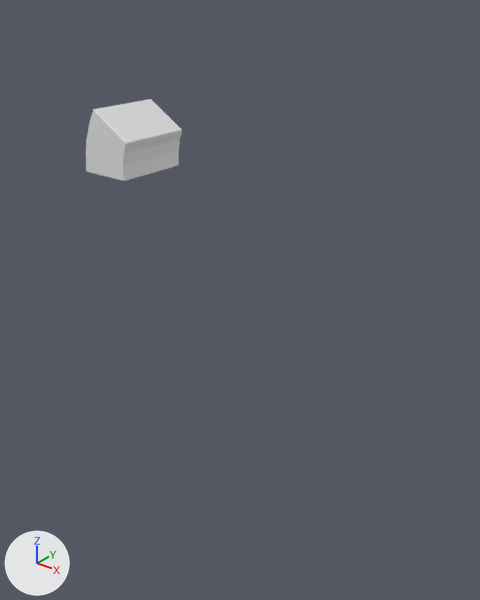
The Blender file Assets/Modelos3d/puertaLowPoly.blend, before and after one commit.
Camera for both pictures: a camera (50 mm lens) standing at (11.61, -13.25, 15.29) and looking at (0.87, 0.17, 6.97). The axes (+X, +Y, +Z) are drawn at lower left. The lights are the same throughout.

Objects in the first picture: 'arco1'.
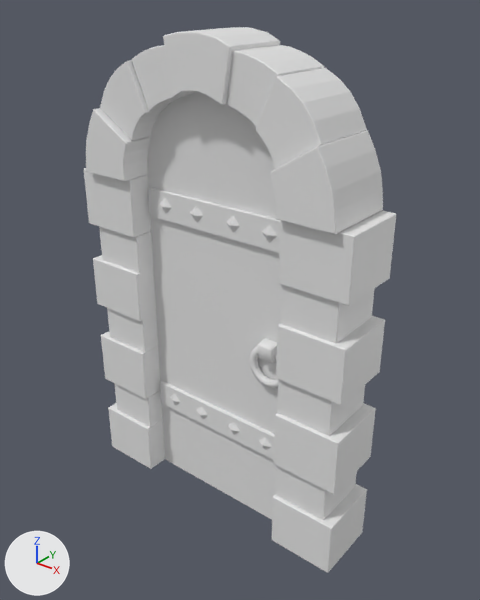
Location of each change, (x1, y1, x2, y2) in pixels of the pictures (480 x 600 px):
'tablonPuerta4', shown: after (215, 101, 256, 508)
'tablonPuerta2', shown: after (176, 92, 221, 491)
'tablonPuerta1', shown: after (147, 100, 191, 474)
'arco1_mirrow', shown: after (270, 131, 383, 234)
'marcoPiedra7_mirrow', shown: after (279, 211, 396, 306)
'arco2_mirrow', shown: after (255, 68, 367, 169)
'marcoPiedra5_mirrow', shown: after (276, 316, 385, 405)
'tablonPuerta3', shown: after (252, 132, 281, 520)
'marcoPiedra3_mirrow', shown: after (274, 403, 376, 494)
'arcoCentral', shown: after (163, 27, 280, 105)
'marcoPiedra1_mirrow', shown: after (272, 484, 367, 573)
'arco3_mirrow', shown: after (227, 45, 324, 127)
'metalUnion', shown: after (148, 187, 280, 253)
'marcoPiedra7', shown: after (84, 168, 151, 237)
'marcoPiedra6_mirrow', shown: after (280, 284, 374, 344)
'marcoPiedra5', shown: after (93, 255, 156, 321)
'arco2', shown: after (100, 60, 164, 141)
'marcoPiedra3', shown: after (101, 331, 161, 399)
'marcoPiedra4_mirrow', shown: after (277, 379, 365, 436)
'metalUnion.001', shown: after (160, 381, 275, 460)
'marcoPiedra1', shown: after (108, 403, 165, 469)
'marcoPiedra2_mirrow', shown: after (275, 465, 357, 520)
'arco3', shown: after (132, 45, 184, 112)
'marcoPiedra6', shown: after (99, 227, 153, 273)
'marcoPiedra4', shown: after (107, 308, 158, 352)
'marcoPiedra2', shown: after (114, 383, 163, 427)
'Cube', shown: after (249, 338, 278, 388)
'remache4', shown: after (262, 225, 277, 243)
'remache3', shown: after (226, 216, 240, 233)
'remache2', shown: after (190, 206, 203, 223)
'remache1', shown: after (159, 198, 172, 214)
'remache4.001', shown: after (259, 437, 272, 450)
'remache3.001', shown: after (228, 422, 240, 435)
'remache2.001', shown: after (197, 407, 208, 419)
'remache1.001', shown: after (170, 394, 181, 406)

The change, as a list of edits to the scene's bpy script:
```text
Change ob_arco1_mirrow:
    remove ob_arco1_mirrow.hide_set(True)
Change ob_arco2:
    remove ob_arco2.hide_set(True)
Change ob_arco2_mirrow:
    remove ob_arco2_mirrow.hide_set(True)
Change ob_arco3:
    remove ob_arco3.hide_set(True)
Change ob_arco3_mirrow:
    remove ob_arco3_mirrow.hide_set(True)
Change ob_arcocentral:
    remove ob_arcocentral.hide_set(True)
Change ob_marcopiedra1:
    remove ob_marcopiedra1.hide_set(True)
Change ob_marcopiedra2:
    remove ob_marcopiedra2.hide_set(True)
Change ob_marcopiedra3:
    remove ob_marcopiedra3.hide_set(True)
Change ob_marcopiedra4:
    remove ob_marcopiedra4.hide_set(True)
Change ob_marcopiedra5:
    remove ob_marcopiedra5.hide_set(True)
Change ob_marcopiedra6:
    remove ob_marcopiedra6.hide_set(True)
Change ob_marcopiedra7:
    remove ob_marcopiedra7.hide_set(True)
Change ob_marcopiedra1_mirrow:
    remove ob_marcopiedra1_mirrow.hide_set(True)
Change ob_marcopiedra2_mirrow:
    remove ob_marcopiedra2_mirrow.hide_set(True)
Change ob_marcopiedra3_mirrow:
    remove ob_marcopiedra3_mirrow.hide_set(True)
Change ob_marcopiedra4_mirrow:
    remove ob_marcopiedra4_mirrow.hide_set(True)
Change ob_marcopiedra5_mirrow:
    remove ob_marcopiedra5_mirrow.hide_set(True)
Change ob_marcopiedra6_mirrow:
    remove ob_marcopiedra6_mirrow.hide_set(True)
Change ob_marcopiedra7_mirrow:
    remove ob_marcopiedra7_mirrow.hide_set(True)
Change ob_tablonpuerta1:
    remove ob_tablonpuerta1.hide_set(True)  # its collection is switched off
Change ob_tablonpuerta2:
    remove ob_tablonpuerta2.hide_set(True)  # its collection is switched off
Change ob_tablonpuerta4:
    remove ob_tablonpuerta4.hide_set(True)  # its collection is switched off
Change ob_tablonpuerta3:
    remove ob_tablonpuerta3.hide_set(True)  # its collection is switched off
Change ob_metalunion:
    remove ob_metalunion.hide_set(True)  # its collection is switched off
Change ob_remache1:
    remove ob_remache1.hide_set(True)  # its collection is switched off
Change ob_remache2:
    remove ob_remache2.hide_set(True)  # its collection is switched off
Change ob_remache3:
    remove ob_remache3.hide_set(True)  # its collection is switched off
Change ob_remache4:
    remove ob_remache4.hide_set(True)  # its collection is switched off
Change ob_metalunion_001:
    remove ob_metalunion_001.hide_set(True)  # its collection is switched off
Change ob_remache1_001:
    remove ob_remache1_001.hide_set(True)  # its collection is switched off
Change ob_remache2_001:
    remove ob_remache2_001.hide_set(True)  # its collection is switched off
Change ob_remache3_001:
    remove ob_remache3_001.hide_set(True)  # its collection is switched off
Change ob_remache4_001:
    remove ob_remache4_001.hide_set(True)  # its collection is switched off
Change ob_cube:
    remove ob_cube.hide_set(True)  # its collection is switched off
```
